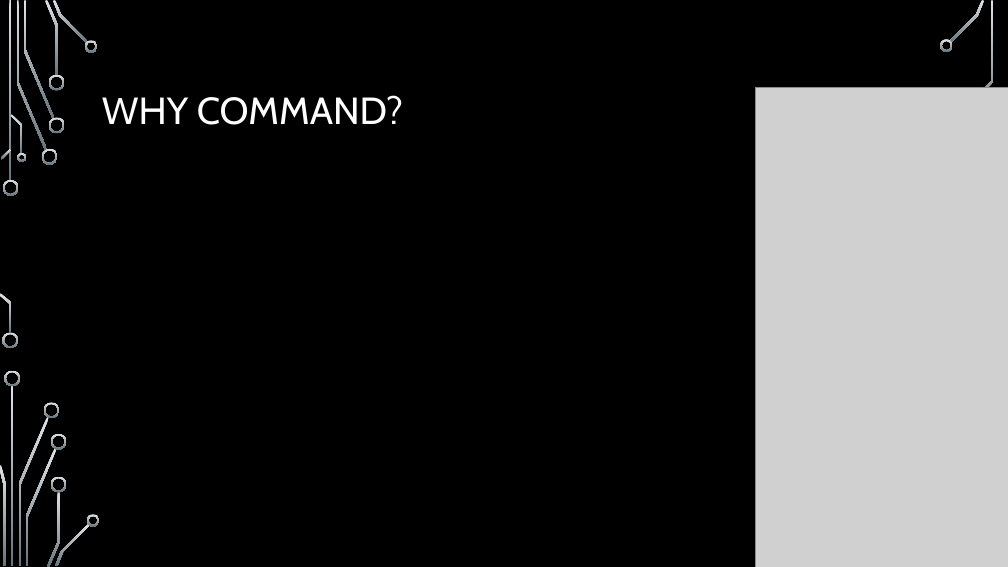
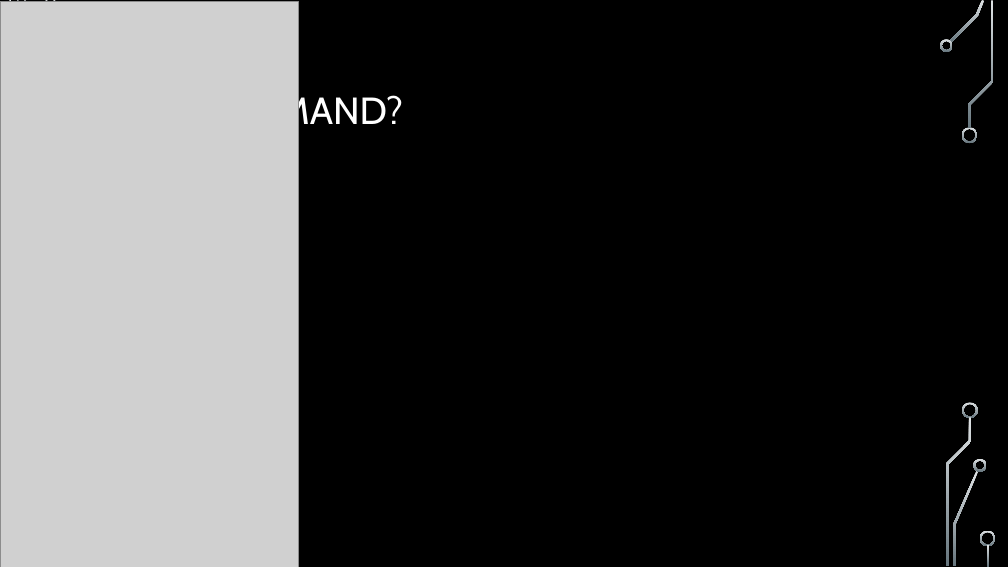
Before and after one commit to kaanyillmazz/SDP-MVC-Calculator, a slide deck: slide 13 of Scientific calculator.pptx (slide 16 before the commit). Drawn at 1008x567 pixels with LibreOffice and Linux fonts; fonts in the diff are those of the drawing; grey boxes stand for pictures; background and template pictures are left out. Boxes give left, top, right and bottom in pixels: in the first picture for what was removed or moved away, otherwise in the second. Text is boxed around its words. In the diff, an @@ line names an element or a change of style, - is before the commit and + after.

```diff
--- a/Scientific calculator.pptx
+++ b/Scientific calculator.pptx
@@ picture resized from (x1=755, y1=88, x2=1008, y2=567) to (x1=0, y1=2, x2=298, y2=567) @@
@@ freeform shape moved from (x1=3, y1=180, x2=19, y2=196) to (x1=962, y1=127, x2=978, y2=143) @@
@@ freeform shape moved from (x1=2, y1=333, x2=18, y2=349) to (x1=963, y1=402, x2=979, y2=418) @@
@@ group removed at (x1=5, y1=40, x2=98, y2=566): 10 freeform shapes @@
@@ freeform shape moved from (x1=87, y1=514, x2=100, y2=526) to (x1=974, y1=459, x2=987, y2=472) @@
@@ freeform shape moved from (x1=42, y1=149, x2=57, y2=165) to (x1=980, y1=531, x2=996, y2=547) @@
```
Also in this commit, not shown: 5 other slides changed, 7 slides added, 25 slides removed, 8 other files.
